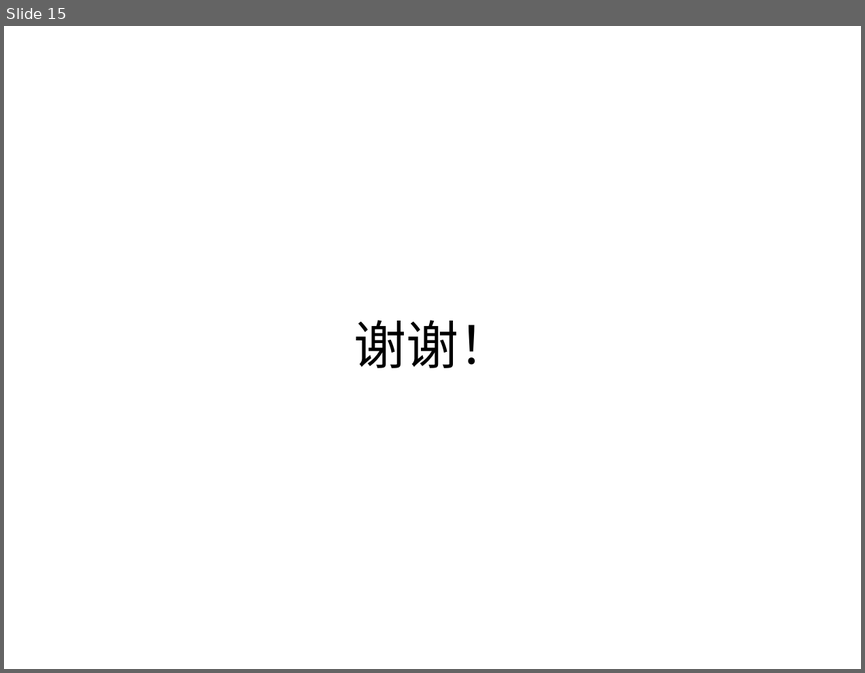
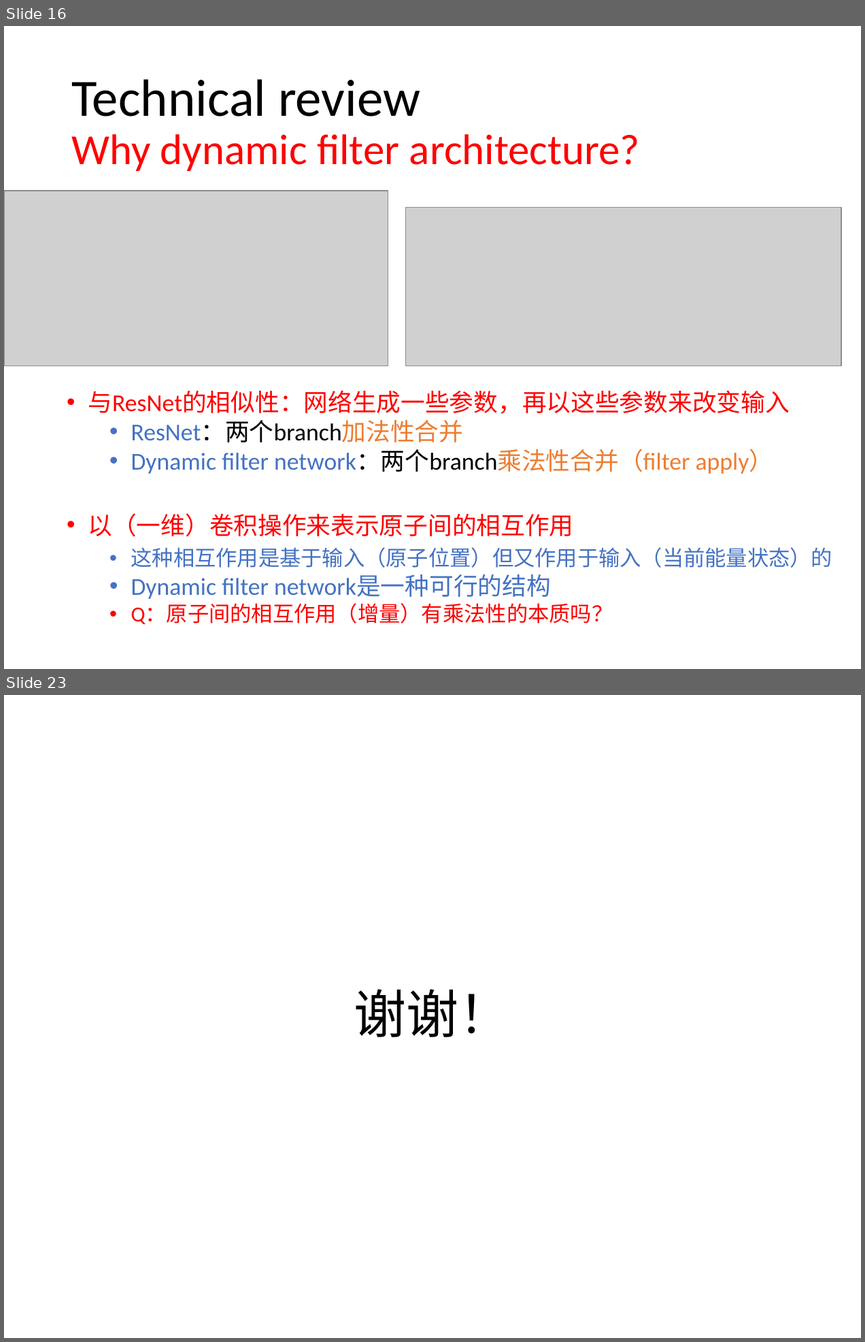
Before and after one commit to jiaweile/discussion-hpc-ai, a slide deck: LearningMaterials/week5/SchNet.pptx. Shown one above the other, each under a label of ours: slide 15 before the commit, slides 16 and 23 after it; the slides between them are not shown. The pictures are 865x673 and 865x1342 pixels, drawn with LibreOffice and Linux fonts; fonts in the diff are those of the drawing; grey boxes stand for pictures. Boxes give left, top, right and bottom in pixels: in the first picture for what was removed or moved away, otherwise in the second. Text is boxed around its words. In the diff, an @@ line names an element or a change of style, - is before the commit and + after.

```diff
--- a/LearningMaterials/week5/SchNet.pptx
+++ b/LearningMaterials/week5/SchNet.pptx
@@ slide 16 added at [4,26,861,669], background #FFFFFF @@
@@ title added at [71,79,640,171], 36 pt, text #FF0000 @@
+Technical review
+Why dynamic filter architecture?
@@ picture added at [4,191,388,365] @@
@@ picture added at [406,207,841,365] @@
@@ text added at [88,390,833,624], 20.4 pt, text #4472C4 @@
+• 与ResNet的相似性：网络生成一些参数，再以这些参数来改变输入
+  • ResNet：两个branch加法性合并
+  • Dynamic filter network：两个branch乘法性合并（filter apply）
+• 以（一维）卷积操作来表示原子间的相互作用
+  • 这种相互作用是基于输入（原子位置）但又作用于输入（当前能量状态）的
+  • Dynamic filter network是一种可行的结构
+  • Q：原子间的相互作用（增量）有乘法性的本质吗？
@@ what was slide 15 is now slide 23 @@
```
Also in this commit, not shown: 12 slides changed, 8 other slides added, 1 slide removed.
